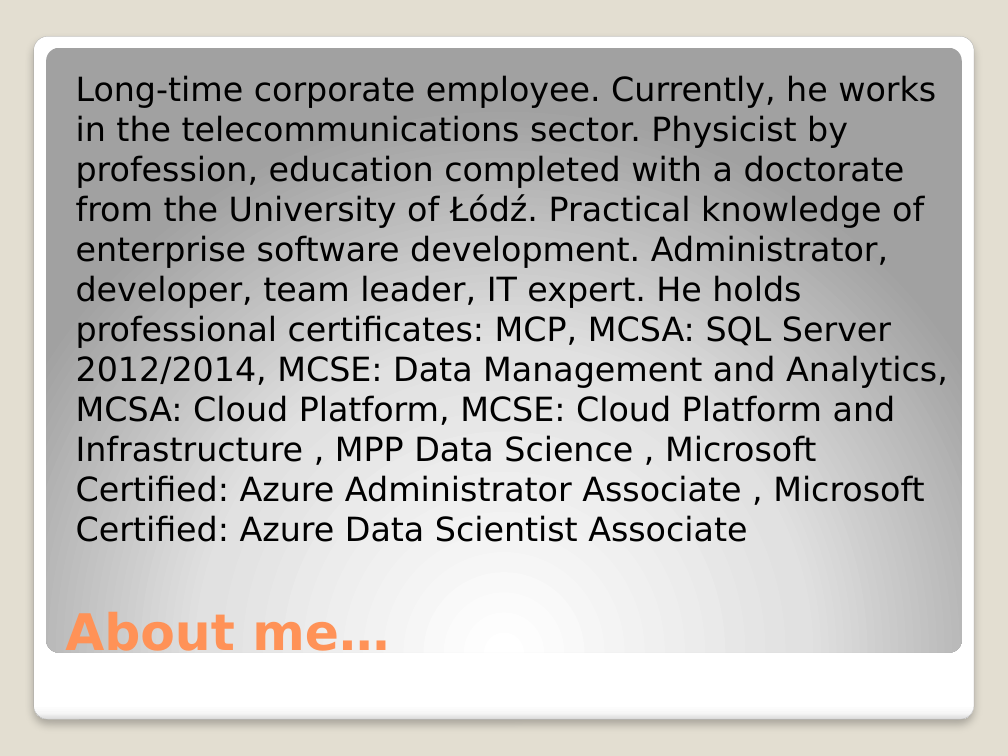
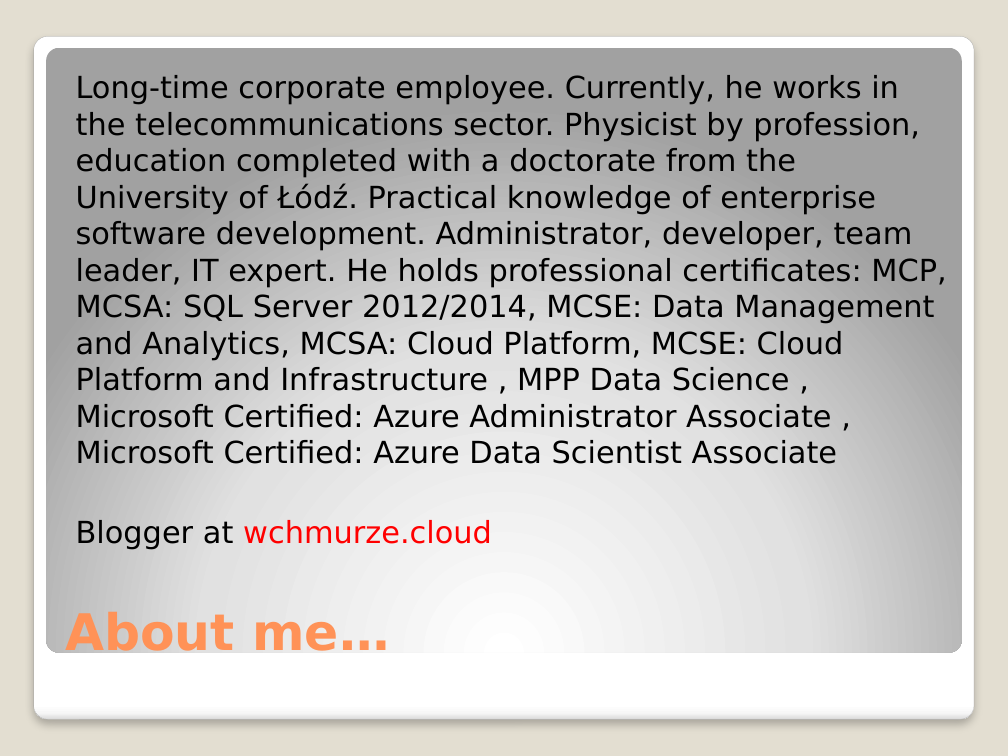
Before and after one commit to djkormo/k8s-AKS-primer, a slide deck: slide 2 of examples/atwar/presentation/Kubernetes at war on Azure.pptx. Drawn at 1008x756 pixels with LibreOffice and Linux fonts; fonts in the diff are those of the drawing. Boxes give left, top, right and bottom in pixels: in the first picture for what was removed or moved away, otherwise in the second. Text is boxed around its words. In the diff, an @@ line names an element or a change of style, - is before the commit and + after.

```diff
--- a/examples/atwar/presentation/Kubernetes at war on Azure.pptx
+++ b/examples/atwar/presentation/Kubernetes at war on Azure.pptx
@@ text at box(76, 75, 946, 464): paragraph added @@
+Blogger at wchmurze.cloud
@@ text at box(76, 75, 946, 464): size 23.8 to 21.7 pt @@
```
Also in this commit, not shown: 2 slides added.
